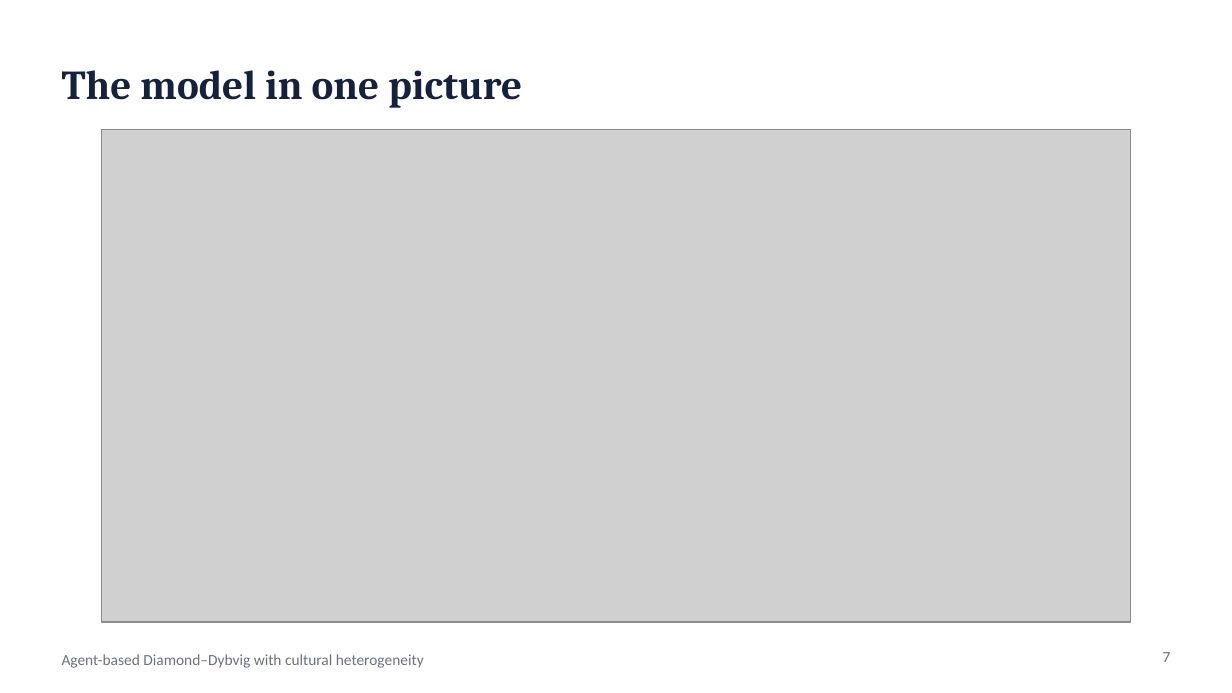
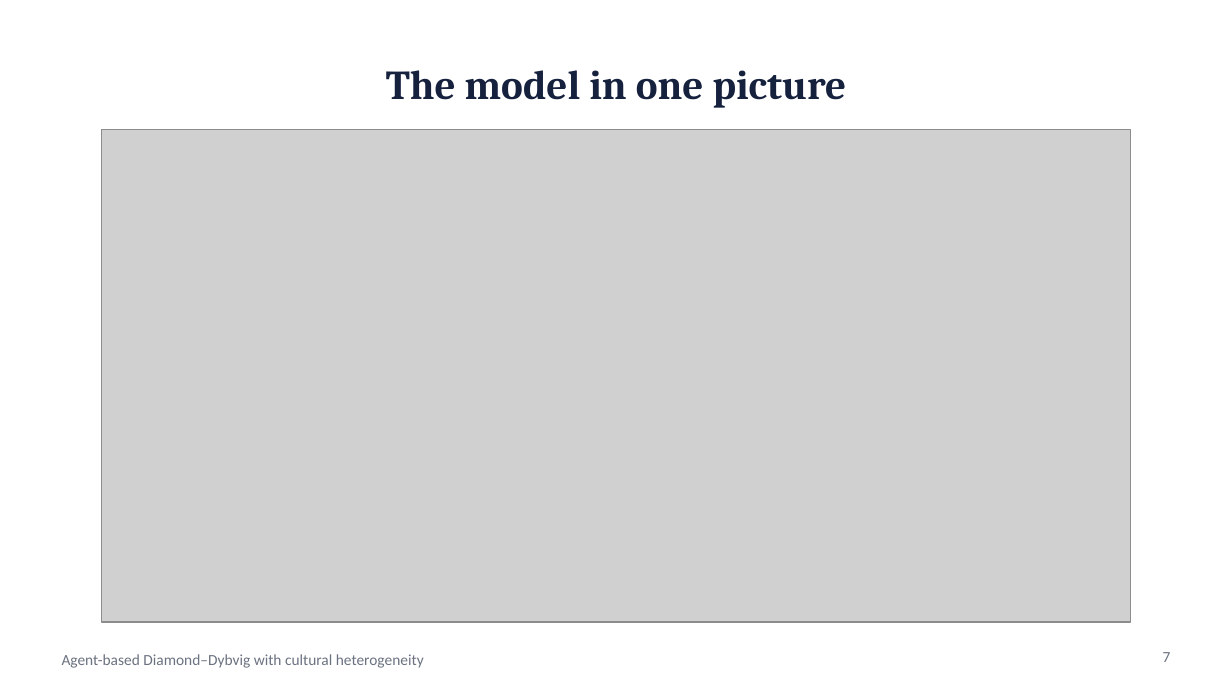
Before and after one commit to wlstover/BankRuns5, a slide deck: slide 7 of docs/deck_2026-10-26_seminar.pptx. Drawn at 1232x693 pixels with LibreOffice and Linux fonts; fonts in the diff are those of the drawing; grey boxes stand for pictures. Boxes give left, top, right and bottom in pixels: in the first picture for what was removed or moved away, otherwise in the second. Text is boxed around its words. In the diff, an @@ line names an element or a change of style, - is before the commit and + after.

```diff
--- a/docs/deck_2026-10-26_seminar.pptx
+++ b/docs/deck_2026-10-26_seminar.pptx
@@ title "The model in one picture" at (386, 70, 847, 108): alignment left to centre @@
```
Also in this commit, not shown: 13 other slides changed, 2 other files.
